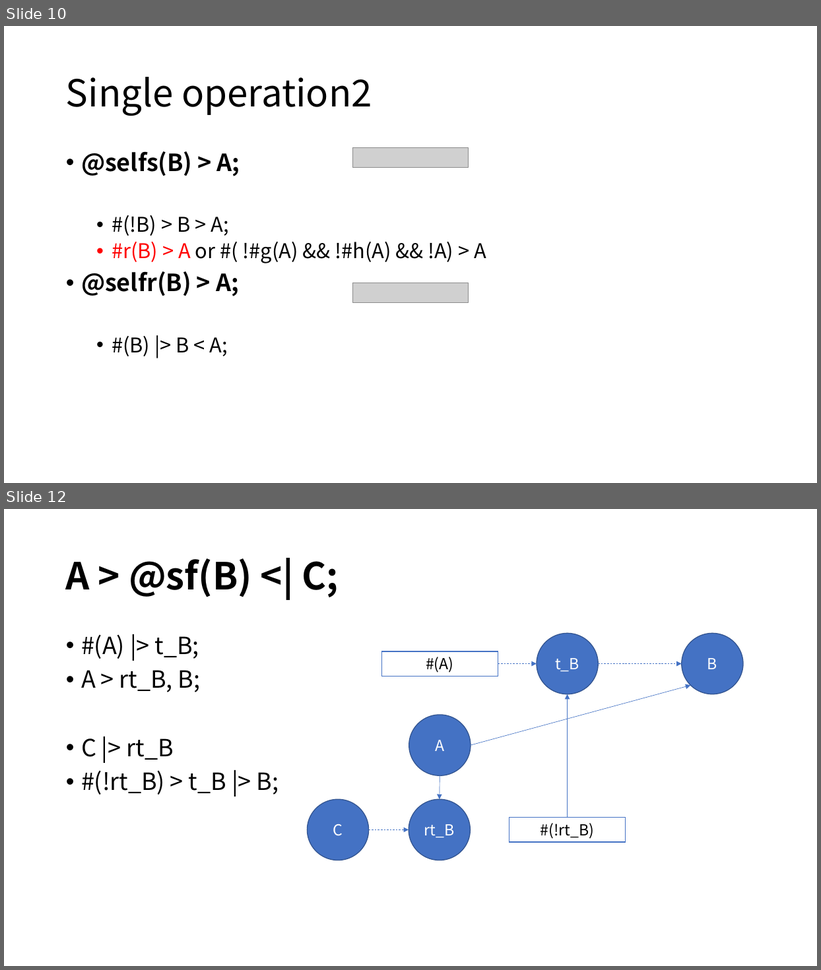
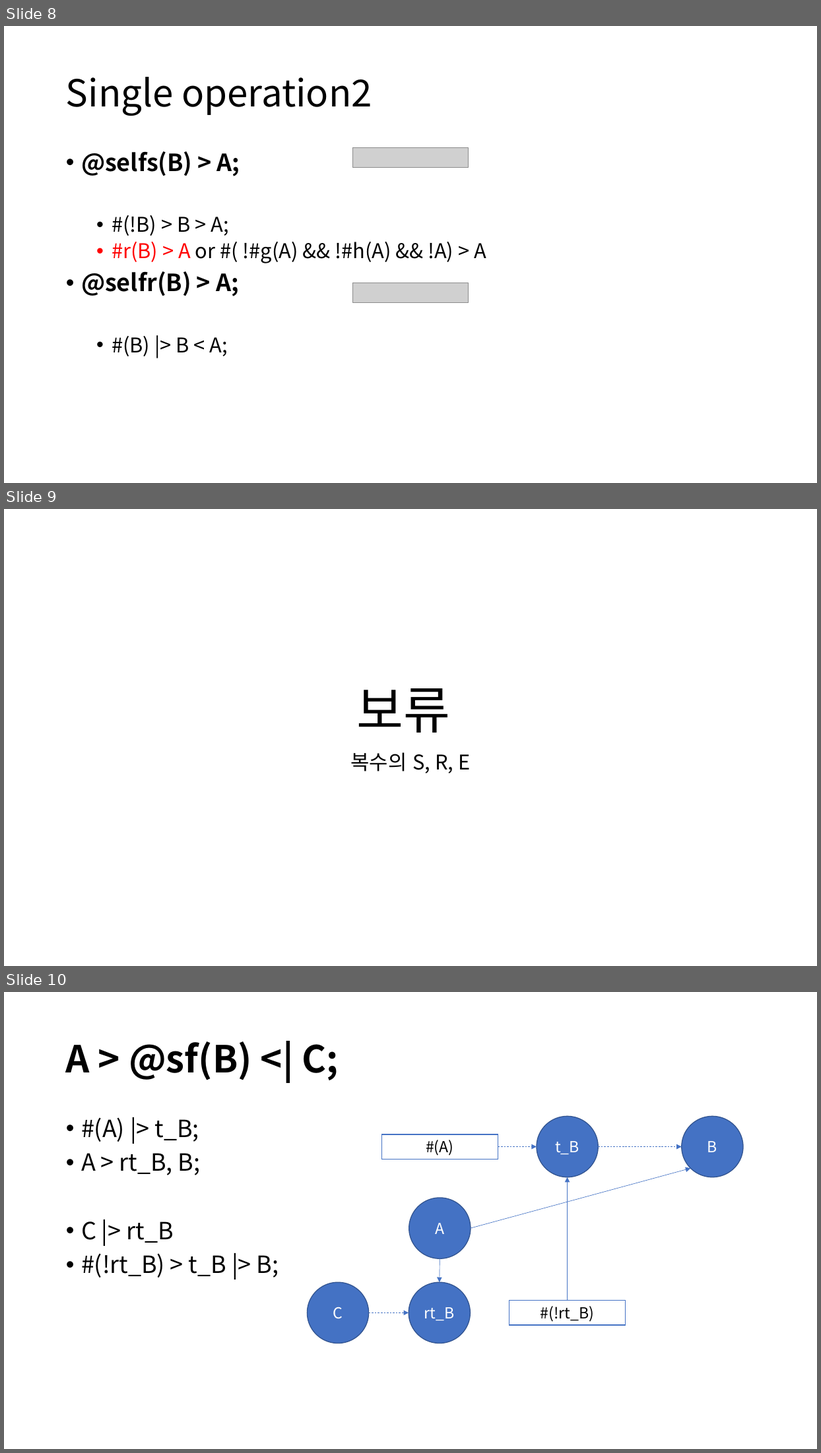
Before and after one commit to DualsoftDev/ds, a slide deck: Doc/PowerPoint/macro.pptx. Shown one above the other, each under a label of ours: slides 10 and 12 before the commit, slides 8, 9 and 10 after it; the slides between them are not shown. The pictures are 821x970 and 821x1453 pixels, drawn with LibreOffice and Linux fonts; fonts in the diff are those of the drawing; grey boxes stand for pictures. Boxes give left, top, right and bottom in pixels: in the first picture for what was removed or moved away, otherwise in the second. Text is boxed around its words. In the diff, an @@ line names an element or a change of style, - is before the commit and + after.

```diff
--- a/Doc/PowerPoint/macro.pptx
+++ b/Doc/PowerPoint/macro.pptx
@@ slide 9 added at box(4, 509, 817, 966), background #FFFFFF @@
@@ title added at box(356, 689, 450, 733), 60 pt, text #000000 @@
+보류
@@ subtitle added at box(351, 753, 470, 774), 24 pt, text #000000 @@
+복수의 S, R, E
@@ what was slide 10 is now slide 8 @@
@@ what was slide 12 is now slide 10 @@
```
Also in this commit, not shown: 2 slides changed, 2 other slides added, 1 slide removed.
